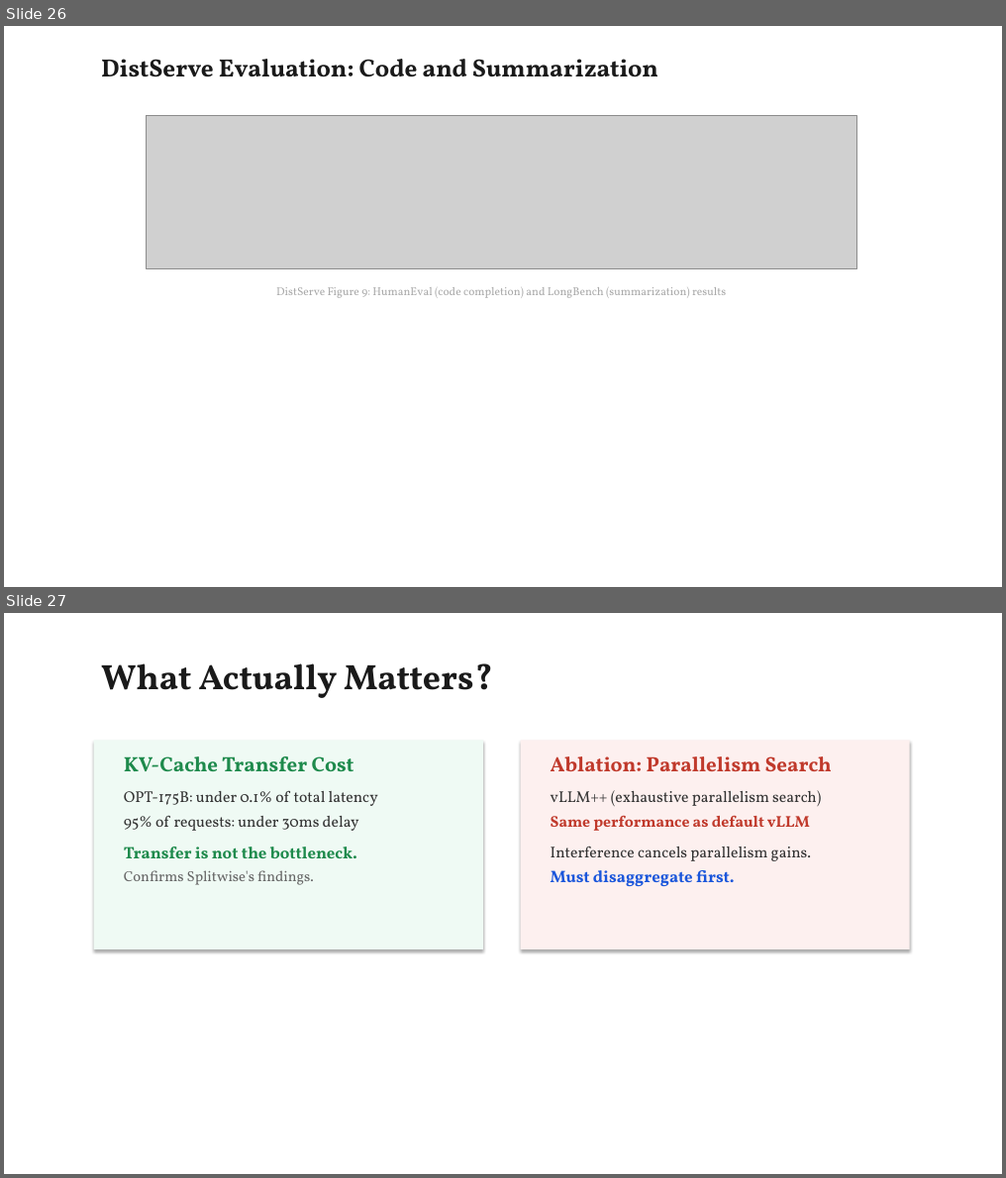
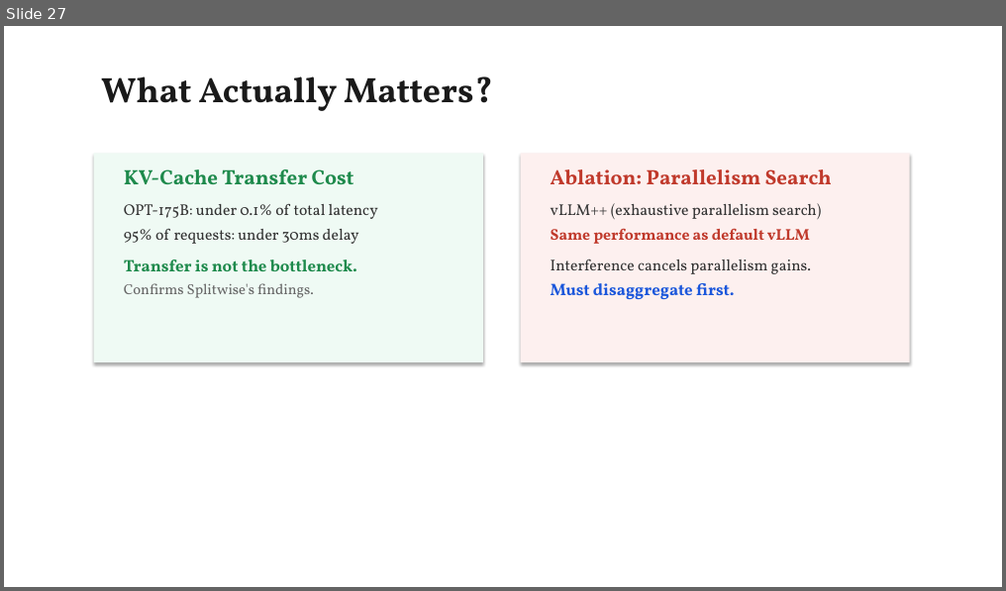
Before and after one commit to beratcelik1/llm-inference-phase-disaggregation, a slide deck: presentation/Phase_Disaggregation_LLM_Inference.pptx. Shown one above the other, each under a label of ours: slides 26 and 27 before the commit, slide 27 after it. The pictures are 1006x1178 and 1006x591 pixels, drawn with LibreOffice and Linux fonts; fonts in the diff are those of the drawing; grey boxes stand for pictures. Boxes give left, top, right and bottom in pixels: in the first picture for what was removed or moved away, otherwise in the second. Text is boxed around its words. In the diff, an @@ line names an element or a change of style, - is before the commit and + after.

Commit message:
feat: add manual screenshots, proper references, references slide
- 8 paper figures from manual screenshots
- Figure captions now cite Source: Author et al., Venue, Figure N
- Added References slide (Splitwise, DistServe, Sarathi, vLLM, FlexGen)
- 33 slides total
- Regenerated all PDFs

```diff
--- a/presentation/Phase_Disaggregation_LLM_Inference.pptx
+++ b/presentation/Phase_Disaggregation_LLM_Inference.pptx
@@ slide 26 removed at bbox=[4, 26, 1002, 587], background #FFFFFF @@
@@ text removed at bbox=[101, 59, 658, 77] @@
-DistServe Evaluation: Code and Summarization
@@ picture removed at bbox=[147, 116, 857, 270] @@
@@ text removed at bbox=[276, 287, 726, 298] @@
-DistServe Figure 9: HumanEval (code completion) and LongBench (summarization) results
```
Also in this commit, not shown: 1 slide changed, 6 slides added, 4 other slides removed, 13 other files.
